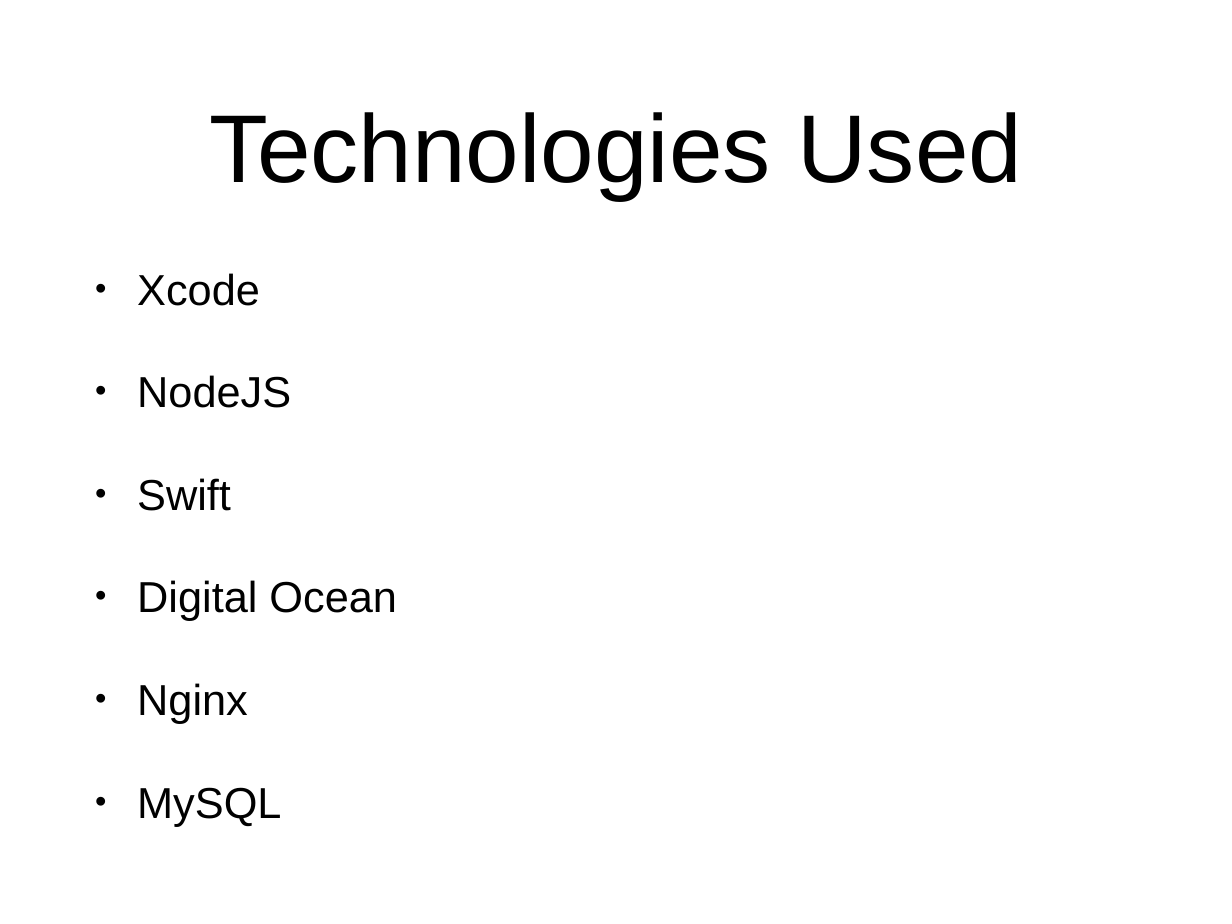
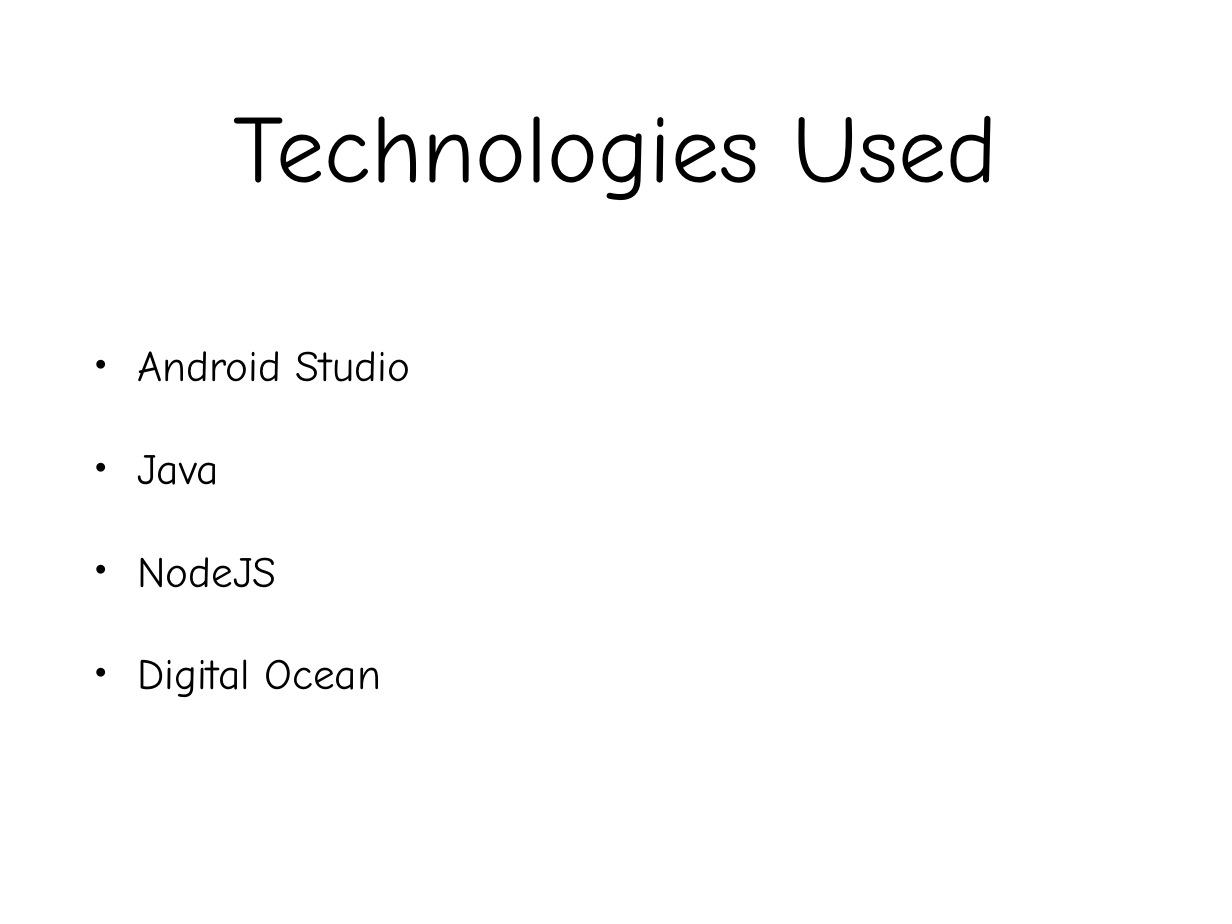
Before and after one commit to Tohoma/Parkit, a slide deck: slide 17 of docs/PARKIT Powerpoint.pptx. Drawn at 1232x924 pixels with LibreOffice and Linux fonts; fonts in the diff are those of the drawing. Boxes give left, top, right and bottom in pixels: in the first picture for what was removed or moved away, otherwise in the second. Text is boxed around its words. In the diff, an @@ line names an element or a change of style, - is before the commit and + after.

```diff
--- a/docs/PARKIT Powerpoint.pptx
+++ b/docs/PARKIT Powerpoint.pptx
@@ title "Technologies Used" at <box>234,115,997,200</box>: font Arial to Comic Neue @@
@@ text at <box>137,351,410,485</box>: text changed; font Arial to Comic Neue @@
-• Xcode
+• Android Studio
+• Java
@@ text at <box>137,478,231,511</box>: paragraph removed @@
-• Swift
@@ text at <box>137,557,381,697</box>: font Arial to Comic Neue in "NodeJS", "Digital Ocean" @@
@@ text at <box>137,683,281,826</box>: paragraphs removed @@
-• Nginx
-• MySQL
```
Also in this commit, not shown: 7 other slides changed, 1 slide added, 5 other files.
